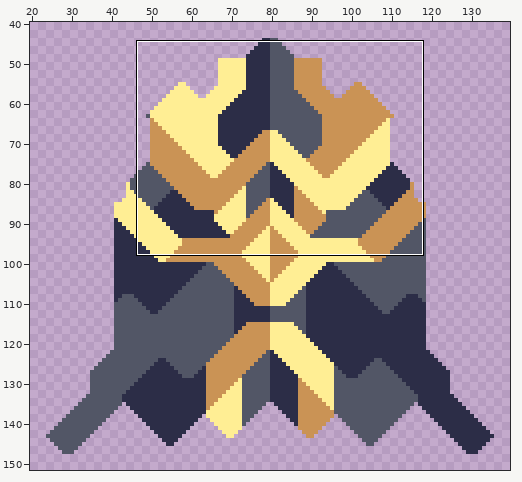
One commit to this sprite sheet: assets/sprites/blocks/turret/ring/resistance-mid.png. The first picture is a wide view before the edit; the outline marks the close-up.
Close-up. The starting point:
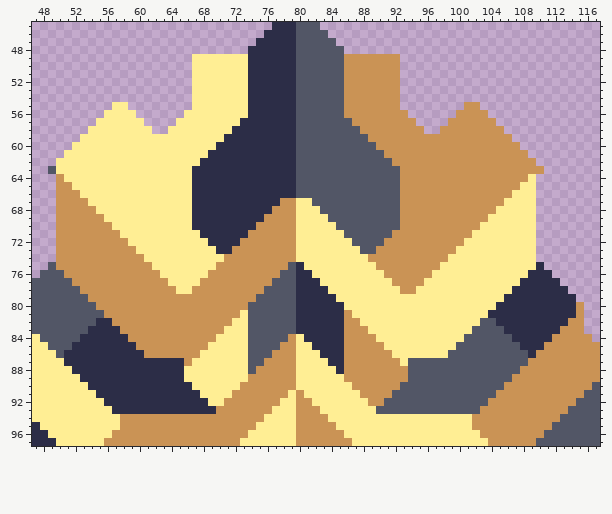
The file is 160x160 pixels. Shown: x 47..117, y 45..97. The wide view leaves out empty margins.
The same view after the edit:
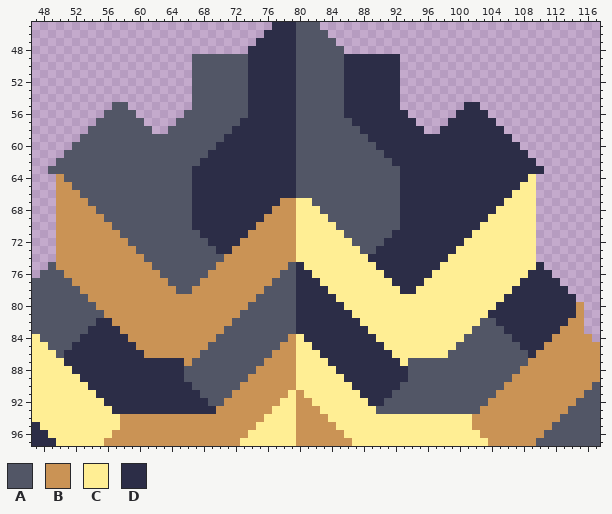
Palette (. is transparent): A #525666  B #ca9355  C #ffee94  D #2c2d47
Diff:
y 49..54: x 67..73 CCCCCCC -> AAAAAAA; x 86..92 BBBBBBB -> DDDDDDD
y 55: x 57..58 CC -> AA; x 67..73 CCCCCCC -> AAAAAAA; x 86..92 BBBBBBB -> DDDDDDD; x 101..102 BB -> DD
y 56: x 56..59 CCCC -> AAAA; x 66..73 CCCCCCCC -> AAAAAAAA; x 86..93 BBBBBBBB -> DDDDDDDD; x 100..103 BBBB -> DDDD
y 57: x 55..60 CCCCCC -> AAAAAA; x 65..72 CCCCCCCC -> AAAAAAAA; x 87..94 BBBBBBBB -> DDDDDDDD; x 99..104 BBBBBB -> DDDDDD
y 58: x 54..61 CCCCCCCC -> AAAAAAAA; x 64..71 CCCCCCCC -> AAAAAAAA; x 88..95 BBBBBBBB -> DDDDDDDD; x 98..105 BBBBBBBB -> DDDDDDDD
y 59: x 53..70 CCCCCCCCCCCCCCCCCC -> AAAAAAAAAAAAAAAAAA; x 89..106 BBBBBBBBBBBBBBBBBB -> DDDDDDDDDDDDDDDDDD
y 60: x 52..69 CCCCCCCCCCCCCCCCCC -> AAAAAAAAAAAAAAAAAA; x 90..107 BBBBBBBBBBBBBBBBBB -> DDDDDDDDDDDDDDDDDD
y 61: x 51..68 CCCCCCCCCCCCCCCCCC -> AAAAAAAAAAAAAAAAAA; x 91..108 BBBBBBBBBBBBBBBBBB -> DDDDDDDDDDDDDDDDDD
y 62: x 50..67 CCCCCCCCCCCCCCCCCC -> AAAAAAAAAAAAAAAAAA; x 92..109 BBBBBBBBBBBBBBBBBB -> DDDDDDDDDDDDDDDDDD
y 63: x 50..66 CCCCCCCCCCCCCCCCC -> AAAAAAAAAAAAAAAAA; x 93..110 BBBBBBBBBBBBBBBBBB -> DDDDDDDDDDDDDDDDDD
y 64: x 51..66 CCCCCCCCCCCCCCCC -> AAAAAAAAAAAAAAAA; x 93..108 BBBBBBBBBBBBBBBB -> DDDDDDDDDDDDDDDD
y 65: x 52..66 CCCCCCCCCCCCCCC -> AAAAAAAAAAAAAAA; x 93..107 BBBBBBBBBBBBBBB -> DDDDDDDDDDDDDDD
y 66: x 53..66 CCCCCCCCCCCCCC -> AAAAAAAAAAAAAA; x 93..106 BBBBBBBBBBBBBB -> DDDDDDDDDDDDDD
y 67: x 54..66 CCCCCCCCCCCCC -> AAAAAAAAAAAAA; x 93..105 BBBBBBBBBBBBB -> DDDDDDDDDDDDD
y 68: x 55..66 CCCCCCCCCCCC -> AAAAAAAAAAAA; x 93..104 BBBBBBBBBBBB -> DDDDDDDDDDDD
y 69: x 56..66 CCCCCCCCCCC -> AAAAAAAAAAA; x 93..103 BBBBBBBBBBB -> DDDDDDDDDDD
y 70: x 57..66 CCCCCCCCCC -> AAAAAAAAAA; x 93..102 BBBBBBBBBB -> DDDDDDDDDD
y 71: x 58..67 CCCCCCCCCC -> AAAAAAAAAA; x 92..101 BBBBBBBBBB -> DDDDDDDDDD
y 72: x 59..68 CCCCCCCCCC -> AAAAAAAAAA; x 91..100 BBBBBBBBBB -> DDDDDDDDDD
y 73: x 60..69 CCCCCCCCCC -> AAAAAAAAAA; x 90..99 BBBBBBBBBB -> DDDDDDDDDD
y 74: x 61..70 CCCCCCCCCC -> AAAAAAAAAA; x 89..98 BBBBBBBBBB -> DDDDDDDDDD
y 75: x 62..69 CCCCCCCC -> AAAAAAAA; x 90..97 BBBBBBBB -> DDDDDDDD
y 76: x 63..68 CCCCCC -> AAAAAA; x 91..96 BBBBBB -> DDDDDD
y 77: x 64..67 CCCC -> AAAA; x 92..95 BBBB -> DDDD
y 78: x 65..66 CC -> AA; x 93..94 BB -> DD
y 81: x 73 C -> A; x 86 B -> D
y 82: x 72..73 CC -> AA; x 86..87 BB -> DD
y 83: x 71..73 CCC -> AAA; x 86..88 BBB -> DDD
y 84: x 70..73 CCCC -> AAAA; x 86..89 BBBB -> DDDD
y 85: x 69..73 CCCCC -> AAAAA; x 86..90 BBBBB -> DDDDD
y 86: x 68..73 CCCCCC -> AAAAAA; x 86..91 BBBBBB -> DDDDDD
y 87: x 67..73 CCCCCCC -> AAAAAAA; x 86..92 BBBBBBB -> DDDDDDD
y 88..89: x 66..73 CCCCCCCC -> AAAAAAAA; x 86..93 BBBBBBBB -> DDDDDDDD
y 90: x 67..72 CCCCCC -> AAAAAA; x 87..92 BBBBBB -> DDDDDD
y 91: x 68..71 CCCC -> AAAA; x 88..91 BBBB -> DDDD
y 92: x 69..70 CC -> AA; x 89..90 BB -> DD
Boxes around the changes in both close-ups, in picture pixels (x1, y1, x2, y2):
changed: (56, 54, 248, 294)
changed: (344, 54, 544, 294)
changed: (184, 310, 248, 406)
changed: (344, 310, 408, 406)
